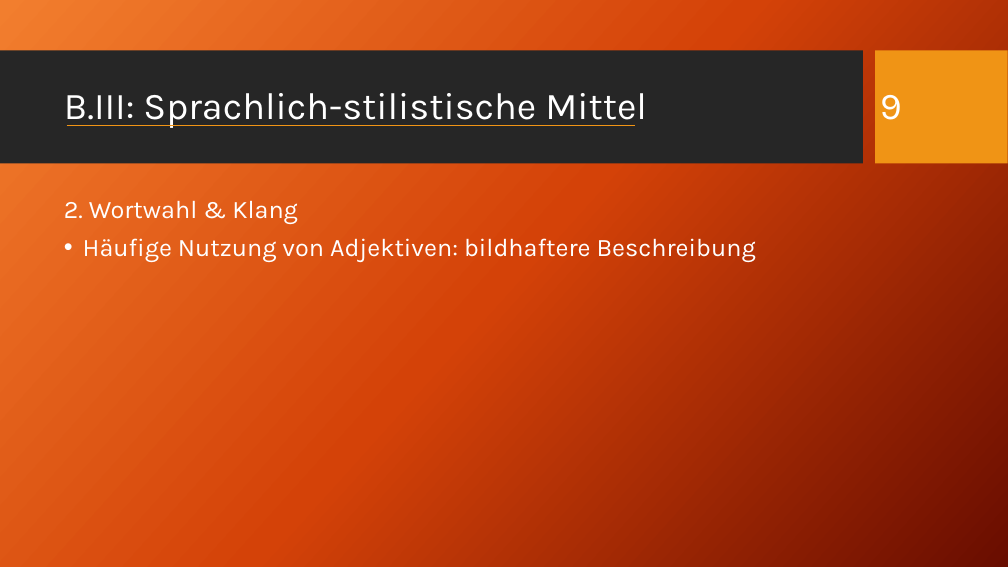
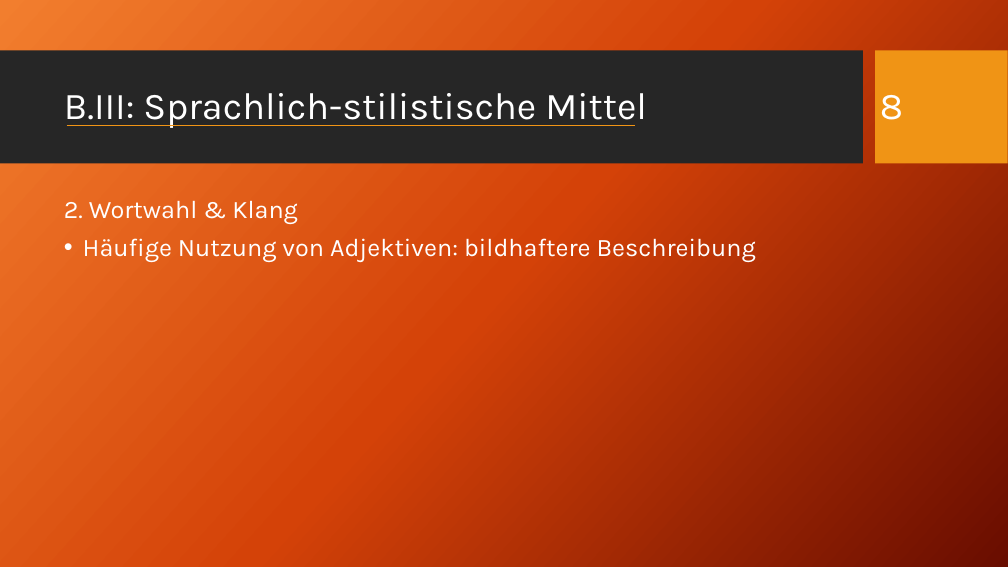
Before and after one commit to akb1154/REF-D-CG-6N, a slide deck: slide 8 of pptx/Goethe - Römische Elegien V.pptx (slide 9 before the commit). Drawn at 1008x567 pixels with LibreOffice and Linux fonts; fonts in the diff are those of the drawing; background and template pictures are left out. Boxes give left, top, right and bottom in pixels: in the first picture for what was removed or moved away, otherwise in the second. Text is boxed around its words. In the diff, an @@ line names an element or a change of style, - is before the commit and + after.

```diff
--- a/pptx/Goethe - Römische Elegien V.pptx
+++ b/pptx/Goethe - Römische Elegien V.pptx
@@ title at (64,93,903,128): text changed @@
-B.III: Sprachlich-stilistische Mittel 9
+B.III: Sprachlich-stilistische Mittel 8
```
Also in this commit, not shown: 9 other slides changed, 1 slide removed, 5 other files.
